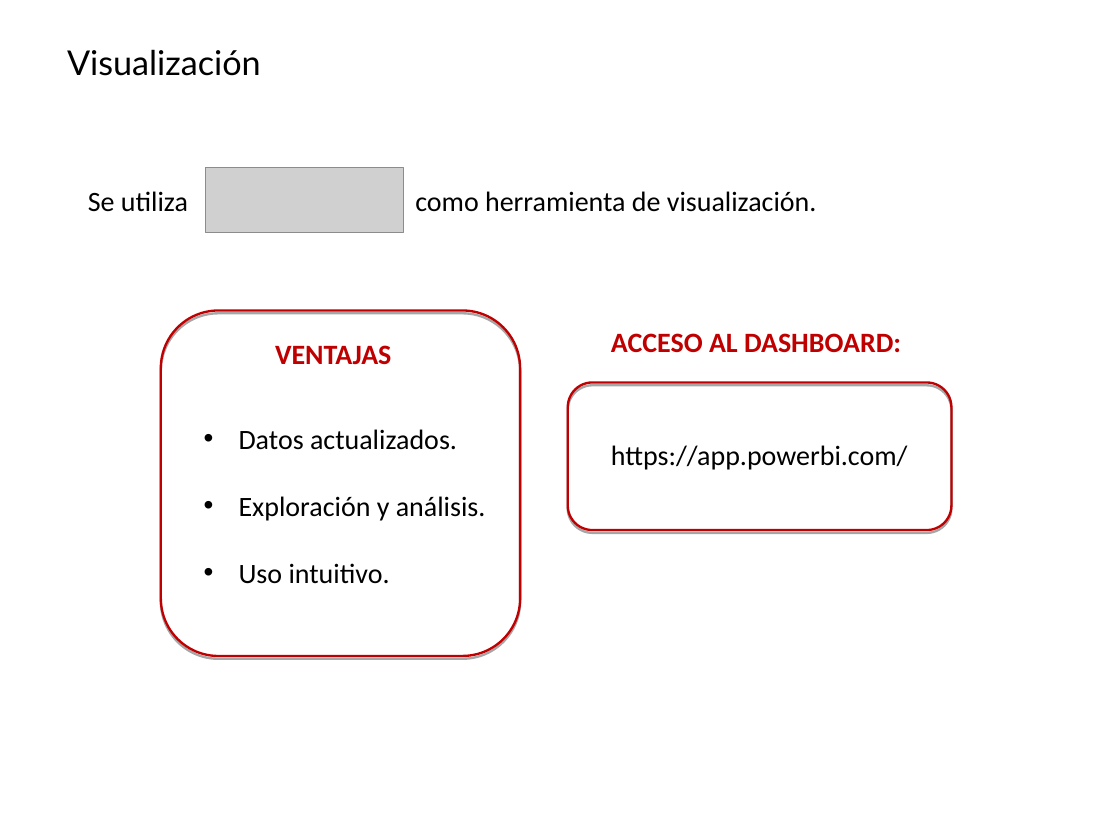
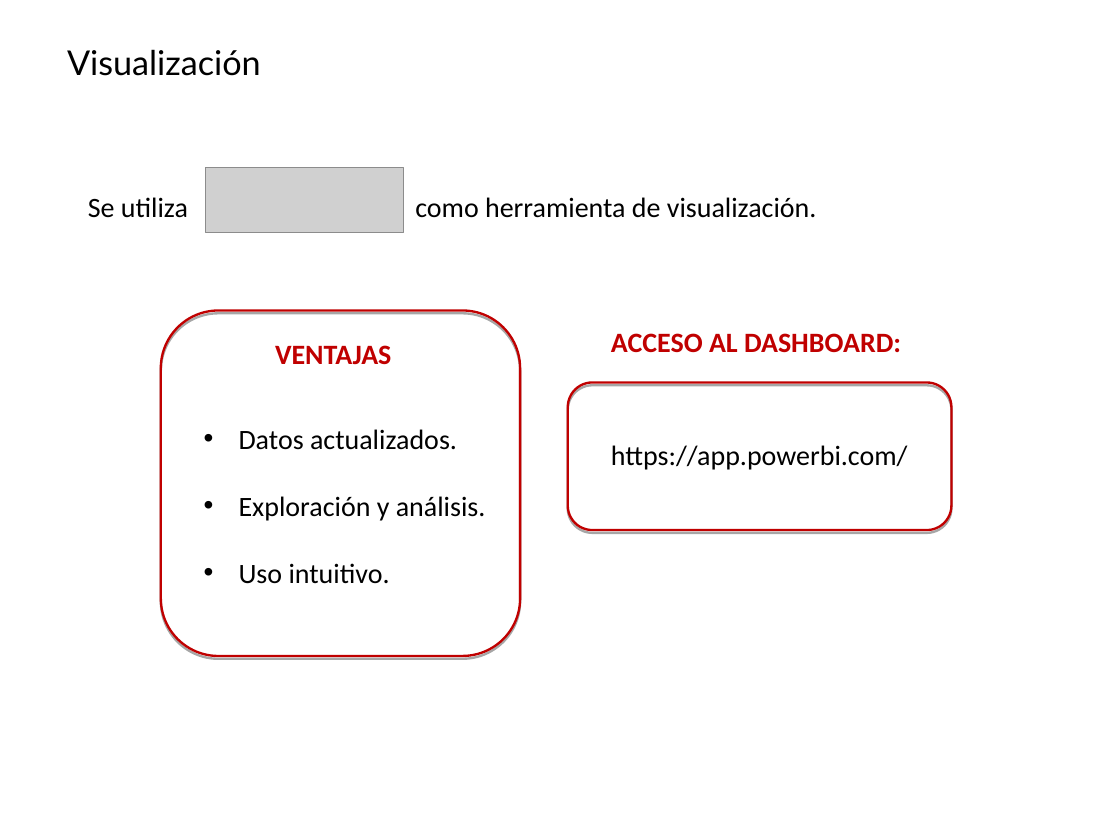
Before and after one commit to Chanalber/TFM, a slide deck: slide 8 of Presentación TFM/Presentación TFM.ppt (slide 7 before the commit). Drawn at 1120x840 pixels with LibreOffice and Linux fonts; fonts in the diff are those of the drawing; grey boxes stand for pictures; background and template pictures are left out. Boxes give left, top, right and bottom in pixels: in the first picture for what was removed or moved away, otherwise in the second. Text is boxed around its words. In the diff, an @@ line names an element or a change of style, - is before the commit and + after.

Commit message:
ppt updated My PC

```diff
--- a/Presentación TFM/Presentación TFM.ppt
+++ b/Presentación TFM/Presentación TFM.ppt
@@ text "Se utiliza como herramienta de ...": place and size @@
-text "Se utiliza como herramienta de ..." at (88,191,817,212)
+text "Se utiliza como herramienta de ..." at (88,197,817,218)
```
Also in this commit, not shown: 3 slides added, 1 slide removed, 4 other files.
